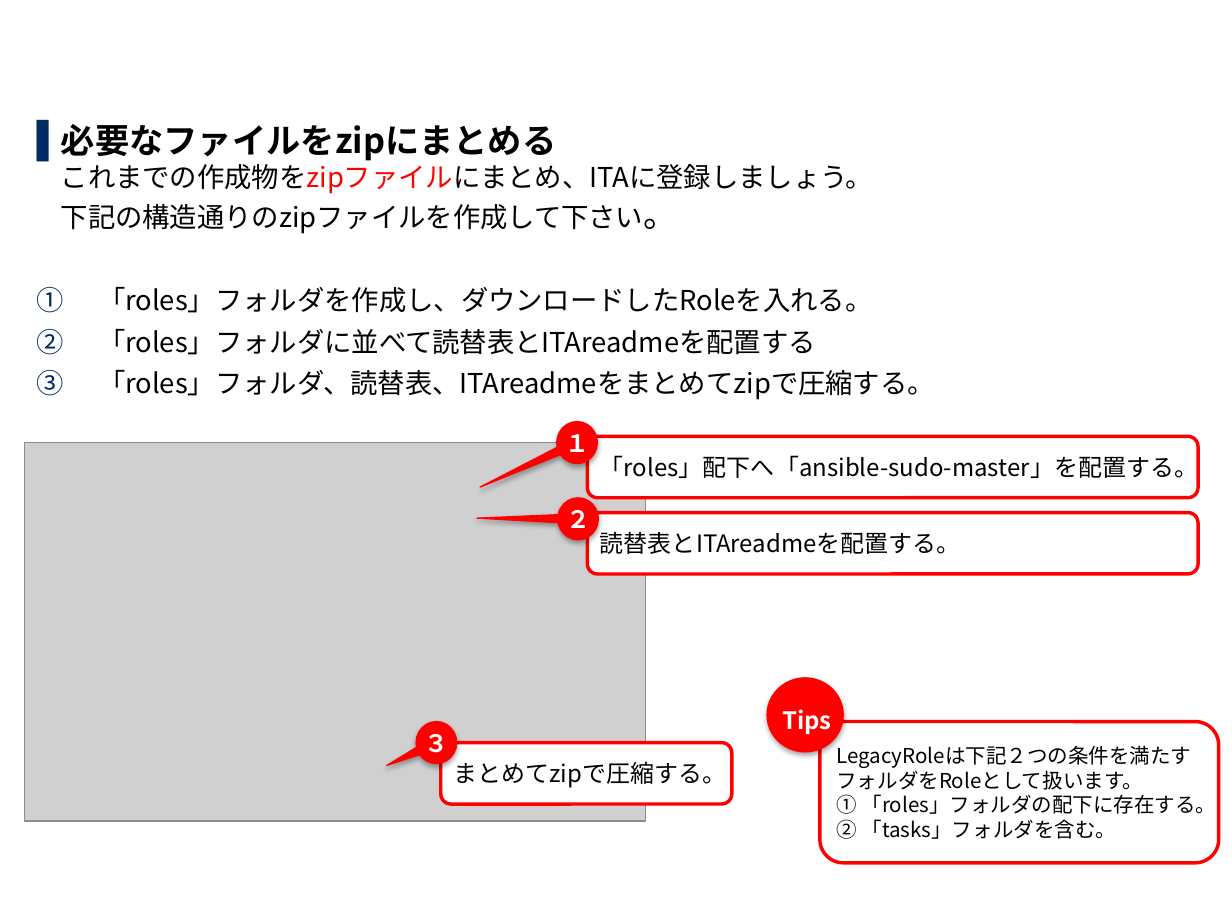
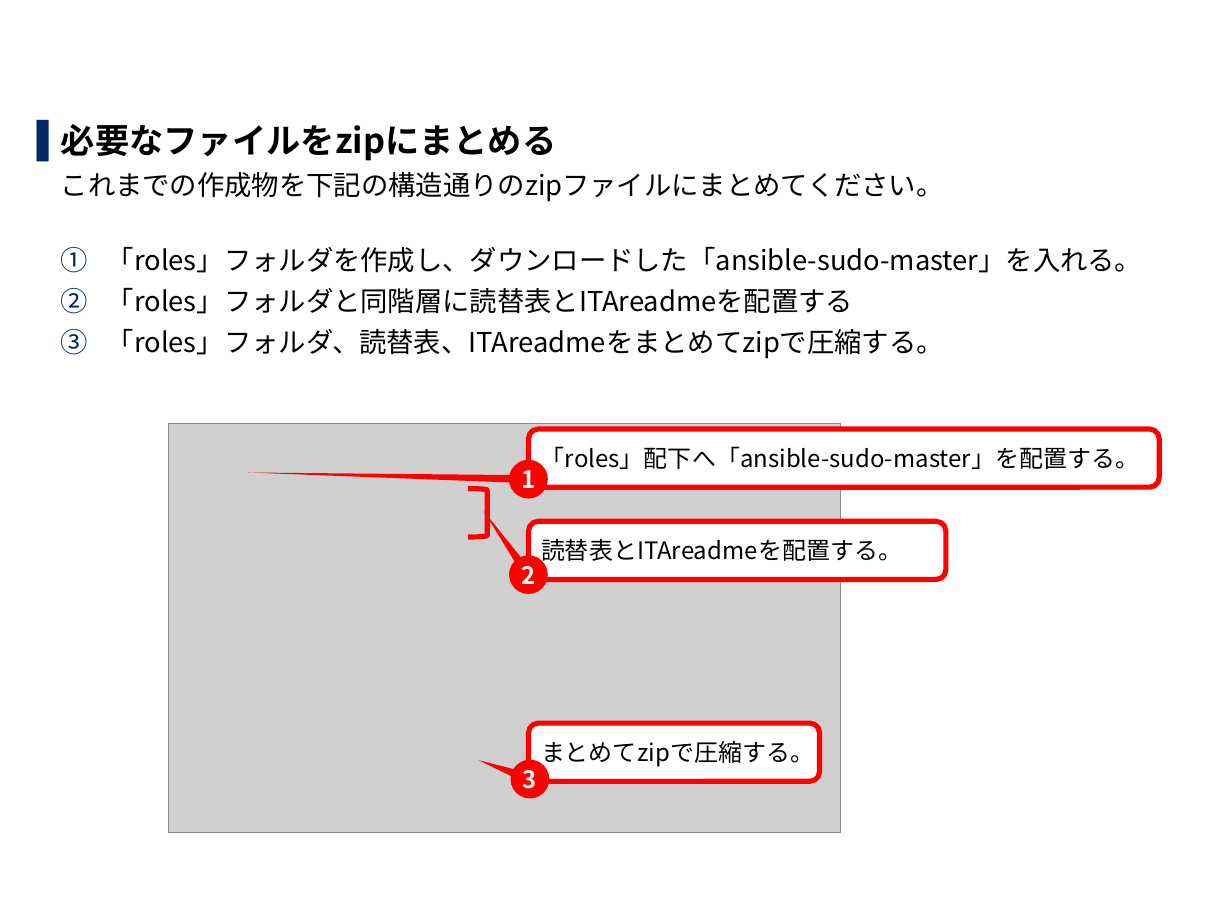
Before and after one commit to exastro-suite/it-automation-docs, a slide deck: slide 33 of asset/Learn_ja/ITA-Ansible-Driver_ja_practice.pptx (slide 32 before the commit). Drawn at 1232x924 pixels with LibreOffice and Linux fonts; fonts in the diff are those of the drawing; grey boxes stand for pictures; background and template pictures are left out. Boxes give left, top, right and bottom in pixels: in the first picture for what was removed or moved away, otherwise in the second. Text is boxed around its words. In the diff, an @@ line names an element or a change of style, - is before the commit and + after.

```diff
--- a/asset/Learn_ja/ITA-Ansible-Driver_ja_practice.pptx
+++ b/asset/Learn_ja/ITA-Ansible-Driver_ja_practice.pptx
@@ text at box(61, 124, 1142, 314): text changed @@
-▌ 必要なファイルをzipにまとめる
-  これまでの作成物をzipファイルにまとめ、ITAに登録しましょう。
-  下記の構造通りのzipファイルを作成して下さい。
-1. 「roles」フォルダを作成し、ダウンロードしたRoleを入れる。
-2. 「roles」フォルダに並べて読替表とITAreadmeを配置する
+▌ 必要なファイルをzipにまとめる
+  これまでの作成物を下記の構造通りのzipファイルにまとめてください。
+  1. 「roles」フォルダを作成し、ダウンロードした「ansible-sudo-master」を入れる。
+  2. 「roles」フォルダと同階層に読替表とITAreadmeを配置する
@@ title at box(61, 288, 88, 314): text changed @@
-2.2 ロールパッケージの準備(4/4)
+2.2 ロールパッケージの準備(4/5)
@@ text at box(107, 329, 944, 359): list level 1 to 2 in "「roles」フォルダ、読替表、ITAreadmeをまとめてzipで圧縮する。" @@
@@ picture: place and size @@
-picture at box(25, 442, 646, 821)
+picture at box(169, 423, 840, 832)
@@ rounded rectangle "「roles」配下へ「ansible-sudo-master」を配置する。": place and size @@
-rounded rectangle "「roles」配下へ「ansible-sudo-master」を配置する。" at box(588, 436, 1199, 498)
+rounded rectangle "「roles」配下へ「ansible-sudo-master」を配置する。" at box(529, 429, 1159, 487)
@@ speech bubble "1": place and size @@
-speech bubble "1" at box(557, 421, 598, 463)
+speech bubble "1" at box(509, 460, 547, 498)
@@ text in speech bubble at box(521, 470, 535, 488): text changed @@
-１
+1
@@ right bracket added at box(468, 489, 488, 537), outline #FF0000 3 pt @@
@@ outline #FF0000 2 pt to #FF0000 3 pt in 3 elements at box(529, 429, 1159, 487), box(529, 723, 819, 781), box(529, 521, 946, 579) @@
@@ rounded rectangle "読替表とITAreadmeを配置する。": place and size @@
-rounded rectangle "読替表とITAreadmeを配置する。" at box(588, 513, 1199, 574)
+rounded rectangle "読替表とITAreadmeを配置する。" at box(529, 521, 946, 579)
@@ speech bubble "2": place and size @@
-speech bubble "2" at box(558, 498, 599, 540)
+speech bubble "2" at box(509, 556, 547, 594)
@@ text in speech bubble at box(521, 566, 535, 584): text changed @@
-２
+2
@@ ellipse removed at box(768, 678, 844, 752) @@
@@ text removed at box(782, 709, 831, 734) @@
-Tips
@@ rounded rectangle "まとめてzipで圧縮する。": place and size @@
-rounded rectangle "まとめてzipで圧縮する。" at box(441, 743, 732, 804)
+rounded rectangle "まとめてzipで圧縮する。" at box(529, 723, 819, 781)
@@ rounded rectangle removed at box(819, 722, 1218, 864) @@
-LegacyRoleは下記２つの条件を満たす
-フォルダをRoleとして扱います。
-① 「roles」フォルダの配下に存在する。
-② 「tasks」フォルダを含む。
@@ outline #FF0000 0.75 pt to none; shadow off; proportions changed in 3 elements at box(509, 460, 547, 498), box(509, 556, 547, 594), box(510, 760, 548, 798) @@
@@ speech bubble "3": place and size @@
-speech bubble "3" at box(416, 722, 457, 764)
+speech bubble "3" at box(510, 760, 548, 798)
@@ text in speech bubble at box(523, 770, 537, 789): text changed @@
-３
+3
```
Also in this commit, not shown: 60 other slides changed, 3 slides added, 3 other files.
